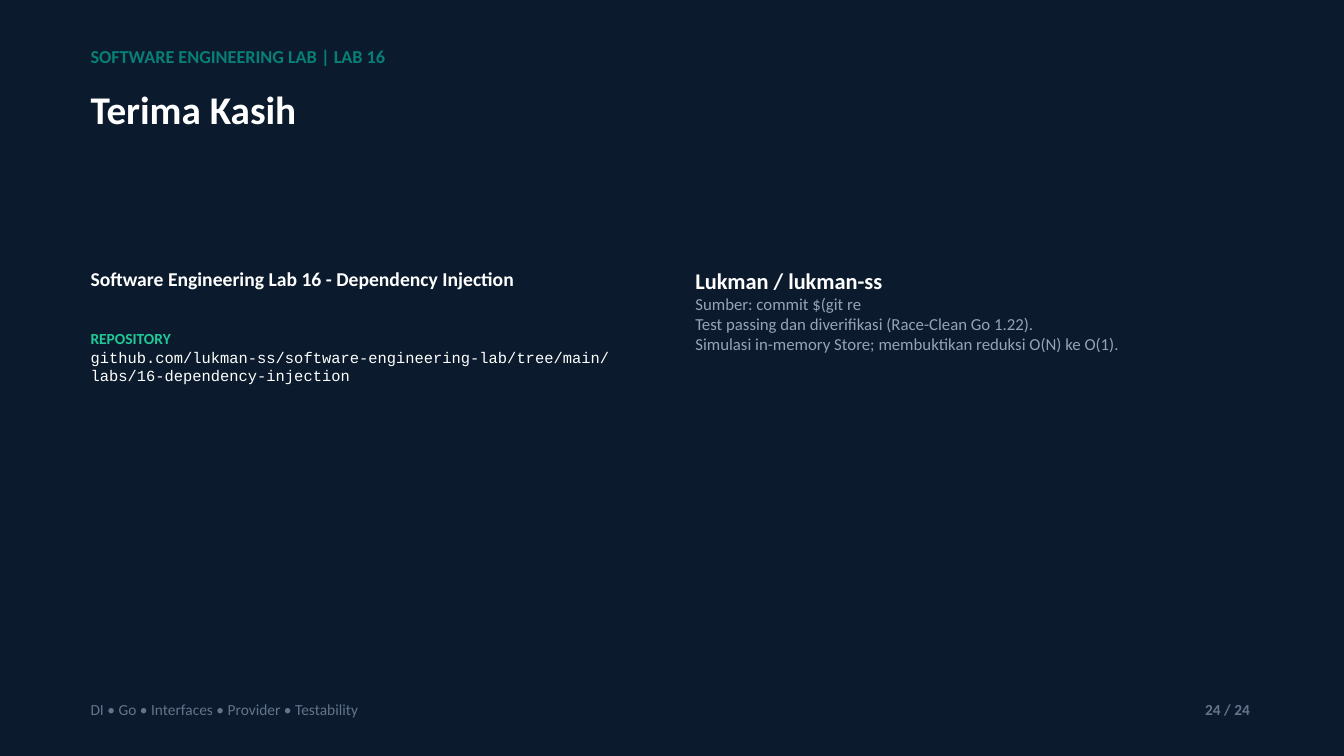
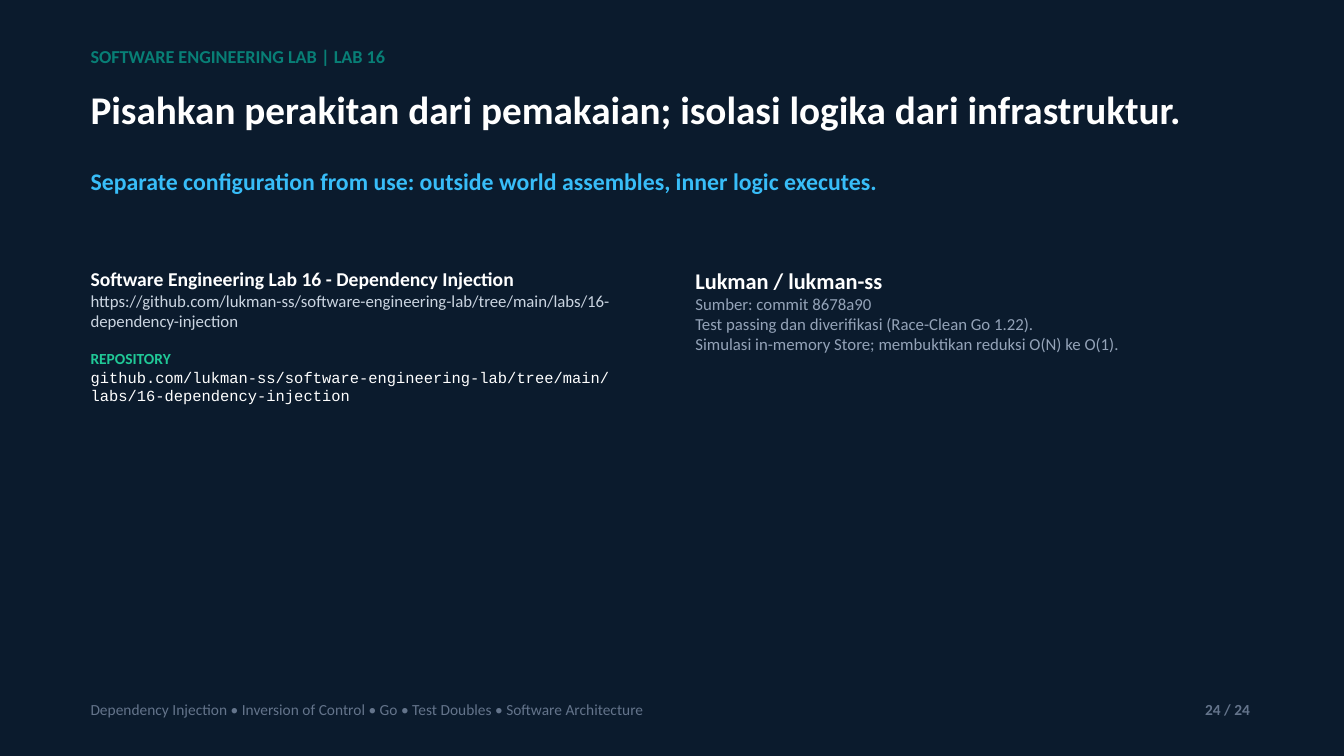
Before and after one commit to lukman-ss/software-engineering-lab, a slide deck: slide 24 of labs/16-dependency-injection/result/linkedin/lab-16-dependency-injection-carousel.pptx. Drawn at 1344x756 pixels with LibreOffice and Linux fonts; fonts in the diff are those of the drawing. Boxes give left, top, right and bottom in pixels: in the first picture for what was removed or moved away, otherwise in the second. Text is boxed around its words. In the diff, an @@ line names an element or a change of style, - is before the commit and + after.

Commit message:
feat: update lab 16 dependency injection content, presentation, and documentation artifacts

```diff
--- a/labs/16-dependency-injection/result/linkedin/lab-16-dependency-injection-carousel.pptx
+++ b/labs/16-dependency-injection/result/linkedin/lab-16-dependency-injection-carousel.pptx
@@ text at (91, 96, 1181, 131): text changed @@
-Terima Kasih
+Pisahkan perakitan dari pemakaian; isolasi logika dari infrastruktur.
@@ text added at (91, 173, 877, 194), 17 pt, text #38BDF8, bold @@
+Separate configuration from use: outside world assembles, inner logic executes.
@@ text at (91, 295, 610, 330): paragraph added @@
+https://github.com/lukman-ss/software-engineering-lab/tree/main/labs/16-dependency-injection
@@ text at (695, 298, 871, 310): text changed @@
-Sumber: commit $(git re
+Sumber: commit 8678a90
@@ text at (91, 704, 644, 718): text changed @@
-DI • Go • Interfaces • Provider • Testability
+Dependency Injection • Inversion of Control • Go • Test Doubles • Software Architecture
```
Also in this commit, not shown: 16 other slides changed, 7 slides added, 7 slides removed, 7 other files.
